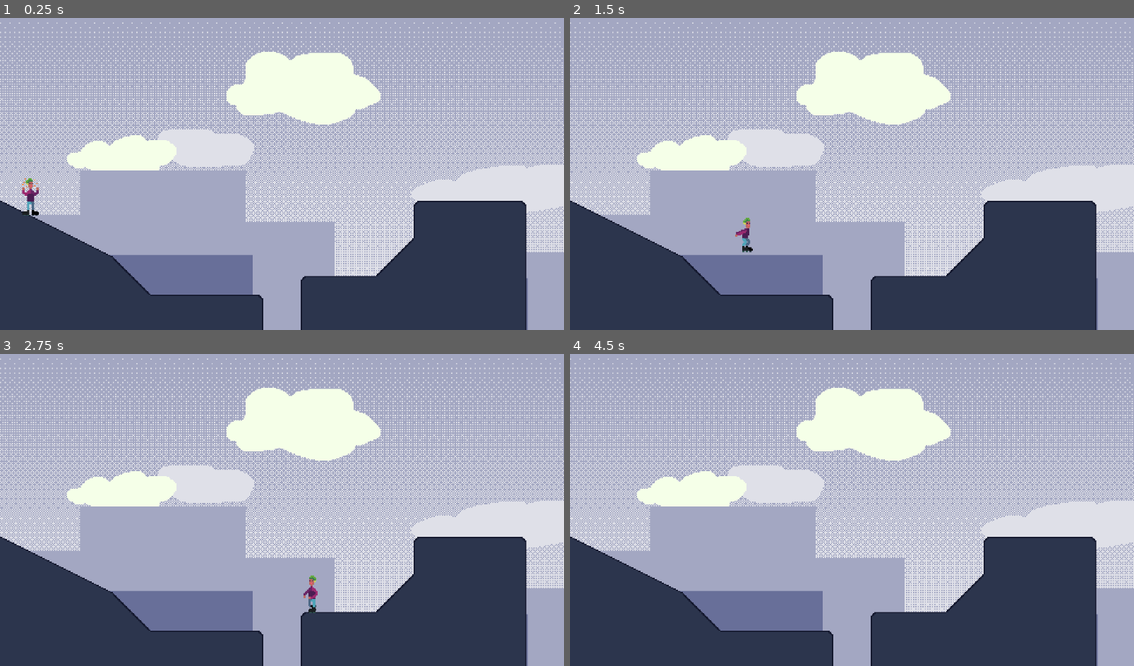
Above: before the commit, frames 1-4 (two rows, left to right).
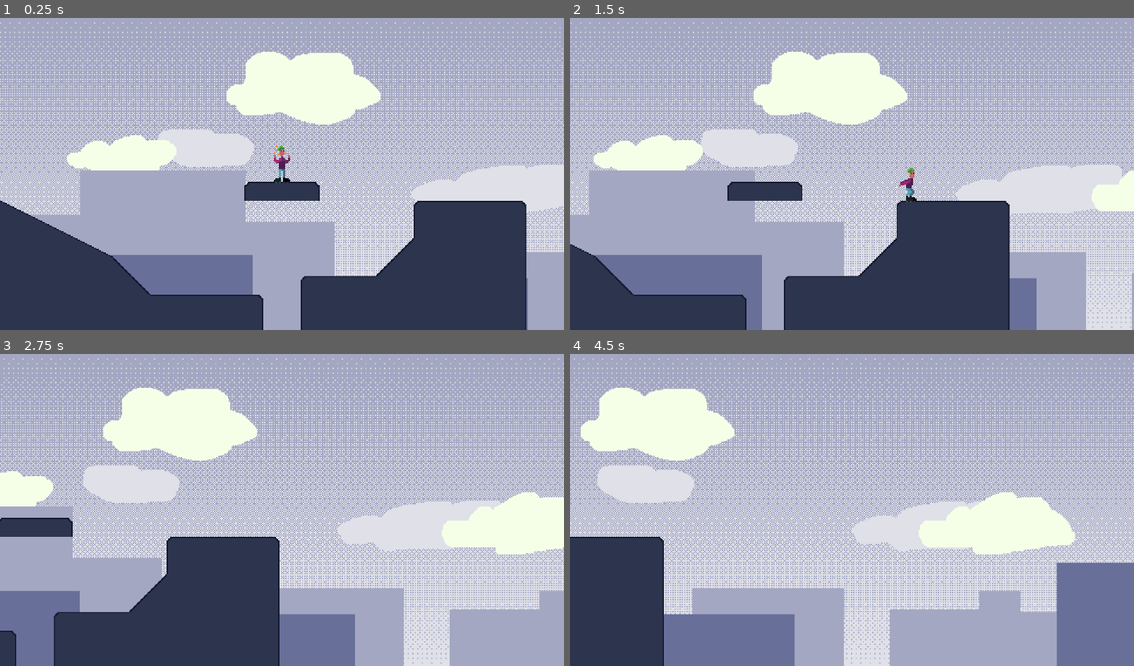
Above: after the commit, the same moments.

Repository: JordanEmme/196-gamejam
Game: Godot game, scene res://levels/City.tscn
Two runs of this game, one before a commit and one after it. Both use one fixed random seed, a clock stepped at 60 frames per second and the inputs below.
Inputs (mouse positions are in pixels of both pictures, inside the frame that each line leads up to):
- Up to frame 1 (0.25 s): no input
- Up to frame 2 (1.5 s): tap Enter at 0.5 s; move the mouse to (976, 155) at 0.52 s; hold D (right) from 0.53 s (still down); right-click (976, 155) at 0.6 s; tap Space (jump) at 0.77 s; move the mouse to (739, 186) at 1.27 s; right-click (739, 186) at 1.35 s
- Up to frame 3 (2.75 s): tap Space (jump) at 1.52 s; move the mouse to (338, 438) at 2.02 s; release D (right) at 2.03 s; hold A (left) from 2.03 s (still down); right-click (338, 438) at 2.1 s
- Up to frame 4 (4.5 s): move the mouse to (823, 572) at 2.77 s; release A (left) at 2.78 s; hold D (right) 2.78-4.28 s; right-click (823, 572) at 2.85 s; tap Space (jump) at 3.02, 3.5, 3.77 s; move the mouse to (1021, 553) at 3.52 s; right-click (1021, 553) at 3.6 s; move the mouse to (682, 460) at 4.27 s; hold A (left) from 4.28 s (still down); right-click (682, 460) at 4.35 s

The runs differ from the first frame. In frame 1, 1.2% of the frame differs, in the area x 3-57%, y 40-64%; in frame 2, 43%; in frame 3, 63%, in the area x 0-100%, y 1-100%; in frame 4, 62%.

Commit message:
scrolling camera

Diff:
--- a/game/characters/antifa.tscn
+++ b/game/characters/antifa.tscn
@@ -108,5 +108,10 @@
 position = Vector2(0, -15)
 shape = SubResource("CapsuleShape2D_10cyg")
 
+[node name="Camera2D" type="Camera2D" parent="."]
+limit_top = 135
+limit_bottom = 135
+drag_horizontal_enabled = true
+
 [connection signal="body_entered" from="Colliders" to="." method="_on_colliders_body_entered"]
 [connection signal="body_exited" from="Colliders" to="." method="_on_colliders_body_exited"]
--- a/game/levels/City.tscn
+++ b/game/levels/City.tscn
@@ -102,6 +102,7 @@
 metadata/_edit_lock_ = true
 
 [node name="Background" type="Node2D" parent="."]
+metadata/_edit_lock_ = true
 
 [node name="Buildings" type="Parallax2D" parent="Background"]
 scroll_scale = Vector2(0.7, 0.7)
@@ -141,8 +142,9 @@
 
 [node name="Ground" type="TileMapLayer" parent="."]
 texture_filter = 1
-tile_map_data = PackedByteArray("AAAAAAoAAgABAAMAAAABAAoAAgA …(1824 unchanged characters)… BAAEAAAAaAAwAAgABAAEAAAAaAAsAAgABAAEAAAA=")
+tile_map_data = PackedByteArray("AAAAAAoAAgABAAMAAAABAAoAAgA …(1824 unchanged characters)… BAAEAAAAaAAwAAgABAAEAAAAaAAsAAgABAAEAAAAOAAkAAgABAAAAAAAPAAkAAgABAAAAAAANAAkAAgAAAAAAAAAQAAkAAgACAAAAAAA=")
 tile_set = SubResource("TileSet_1lbi8")
+metadata/_edit_lock_ = true
 
 [node name="Antifa" parent="." instance=ExtResource("2_0d5ds")]
-position = Vector2(26, 154)
+position = Vector2(240, 135)
